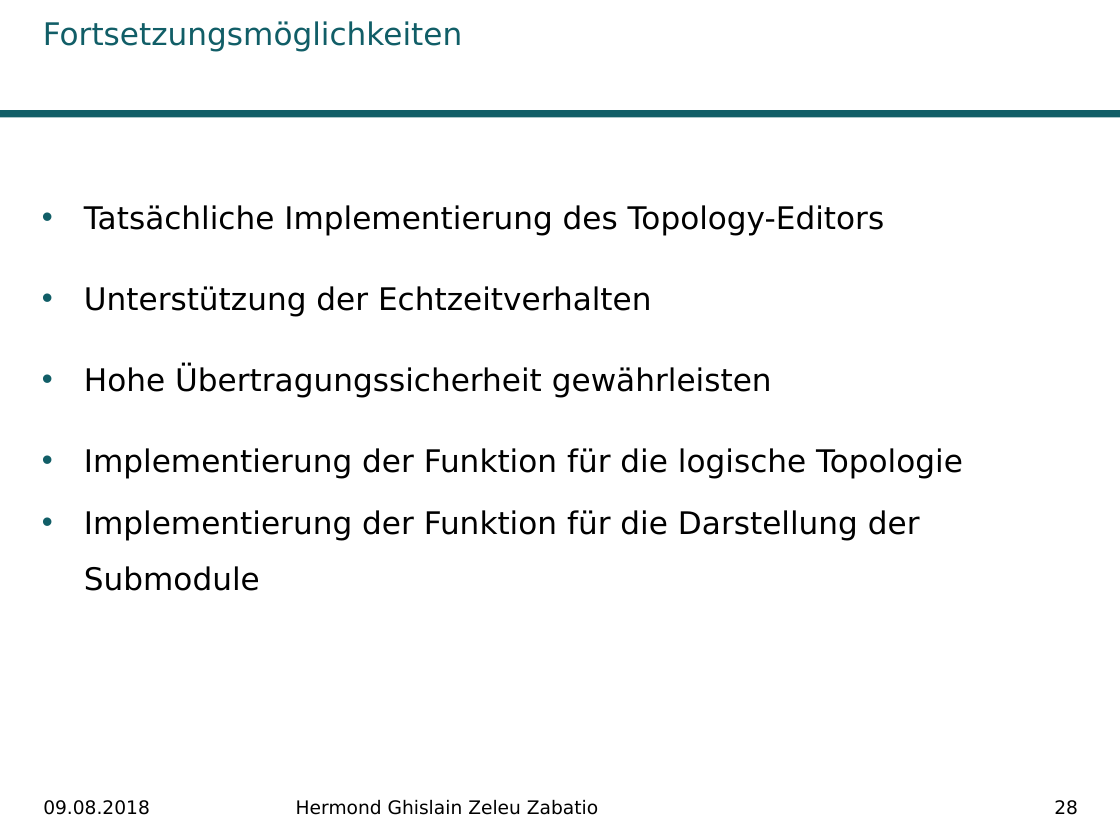
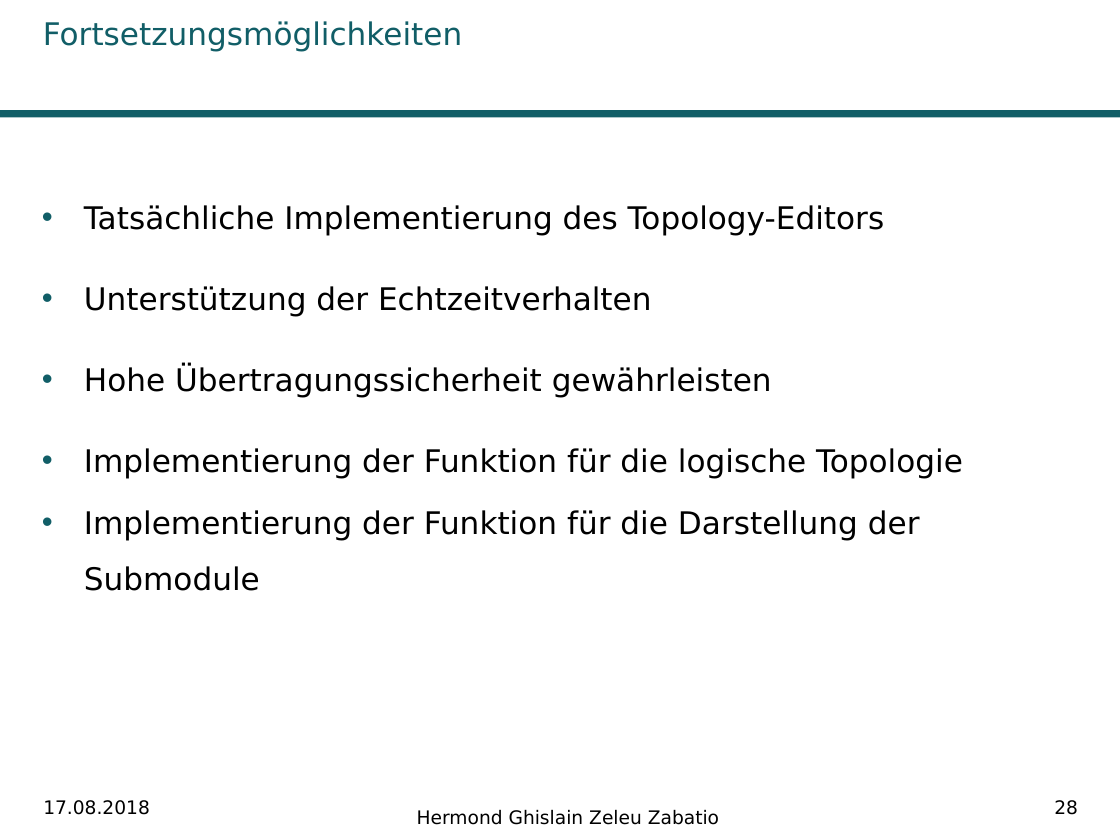
Before and after one commit to Ghislain1/zoe-fb-app, a slide deck: slide 28 of Master-Abschluss.pptx. Drawn at 1120x840 pixels with LibreOffice and Linux fonts; fonts in the diff are those of the drawing; background and template pictures are left out. Boxes give left, top, right and bottom in pixels: in the first picture for what was removed or moved away, otherwise in the second. Text is boxed around its words. In the diff, an @@ line names an element or a change of style, - is before the commit and + after.

```diff
--- a/Master-Abschluss.pptx
+++ b/Master-Abschluss.pptx
@@ text at [43, 800, 150, 815]: text changed @@
-09.08.2018
+17.08.2018
@@ text "Hermond Ghislain Zeleu Zabatio": place and size @@
-text "Hermond Ghislain Zeleu Zabatio" at [296, 799, 598, 815]
+text "Hermond Ghislain Zeleu Zabatio" at [417, 809, 719, 825]
```
Also in this commit, not shown: 28 other slides changed, 1 other file.
